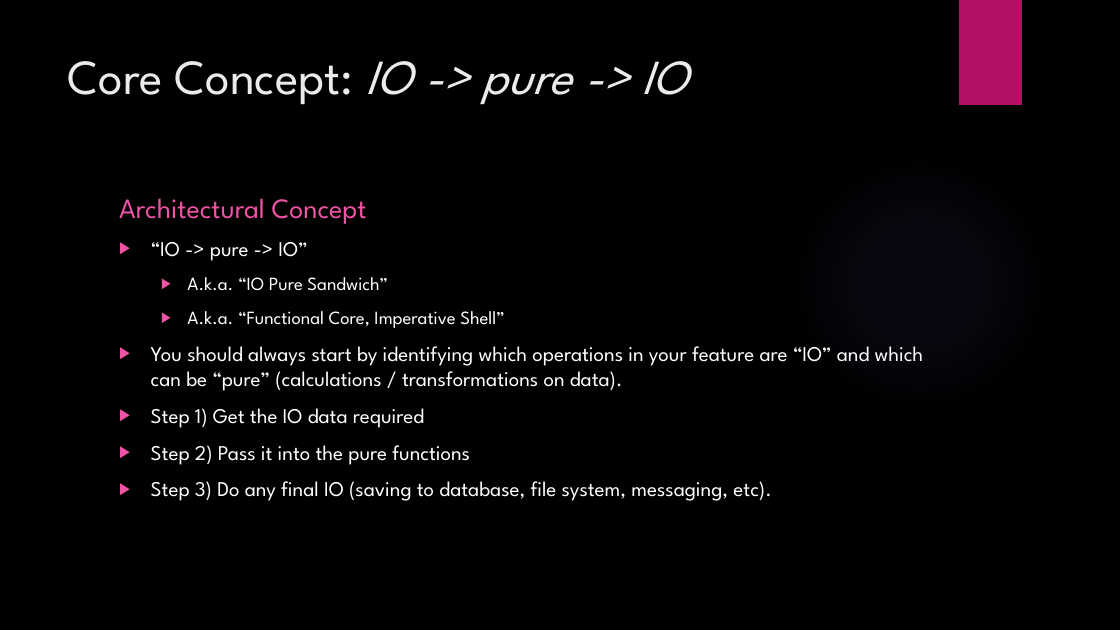
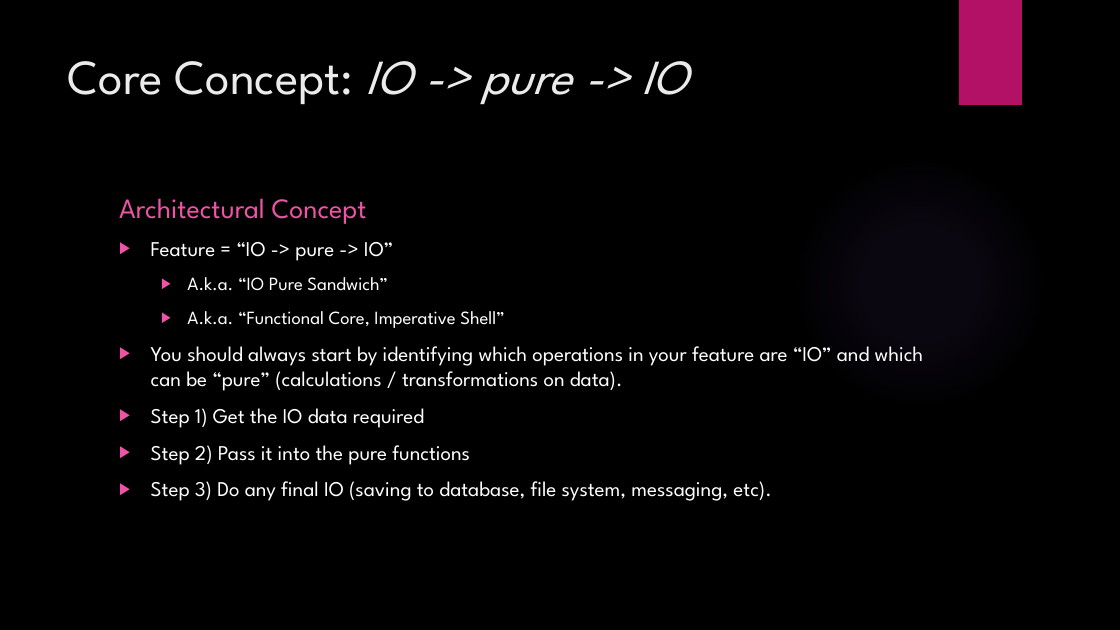
Before and after one commit to JordanMarr/TradeMinderFSharp, a slide deck: slide 15 of TradeMinder F# - C#.pptx (slide 14 before the commit). Drawn at 1120x630 pixels with LibreOffice and Linux fonts; fonts in the diff are those of the drawing; background and template pictures are left out. Boxes give left, top, right and bottom in pixels: in the first picture for what was removed or moved away, otherwise in the second. Text is boxed around its words. In the diff, an @@ line names an element or a change of style, - is before the commit and + after.

```diff
--- a/TradeMinder F# - C#.pptx
+++ b/TradeMinder F# - C#.pptx
@@ text at <box>151,242,393,261</box>: text changed @@
-▶ “IO -> pure -> IO”
+▶ Feature = “IO -> pure -> IO”
```
Also in this commit, not shown: 6 other slides changed, 3 slides added.
